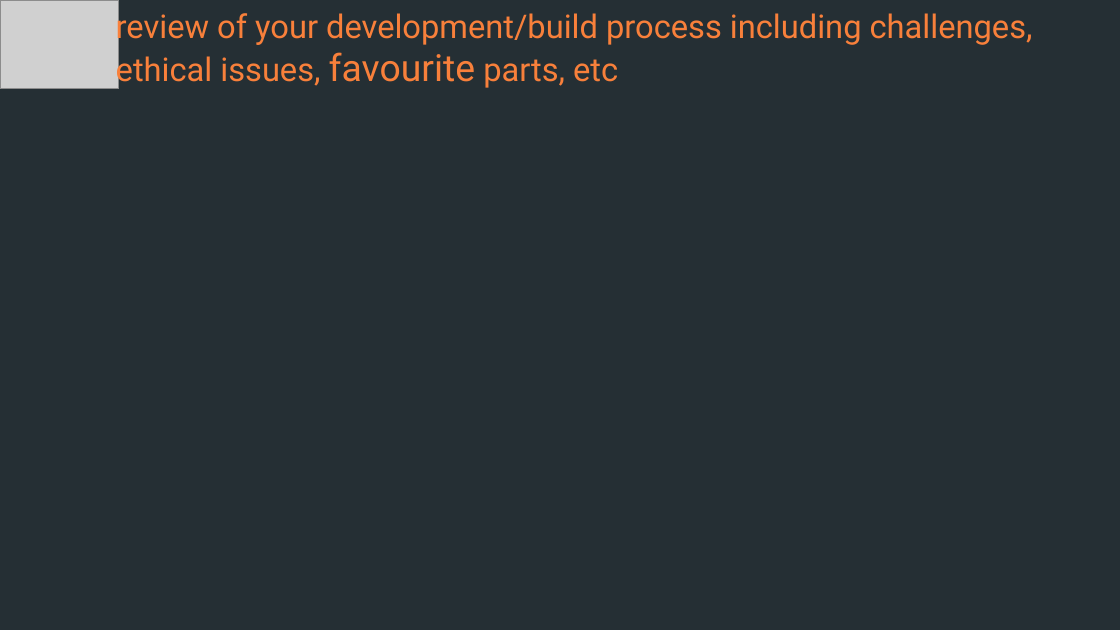
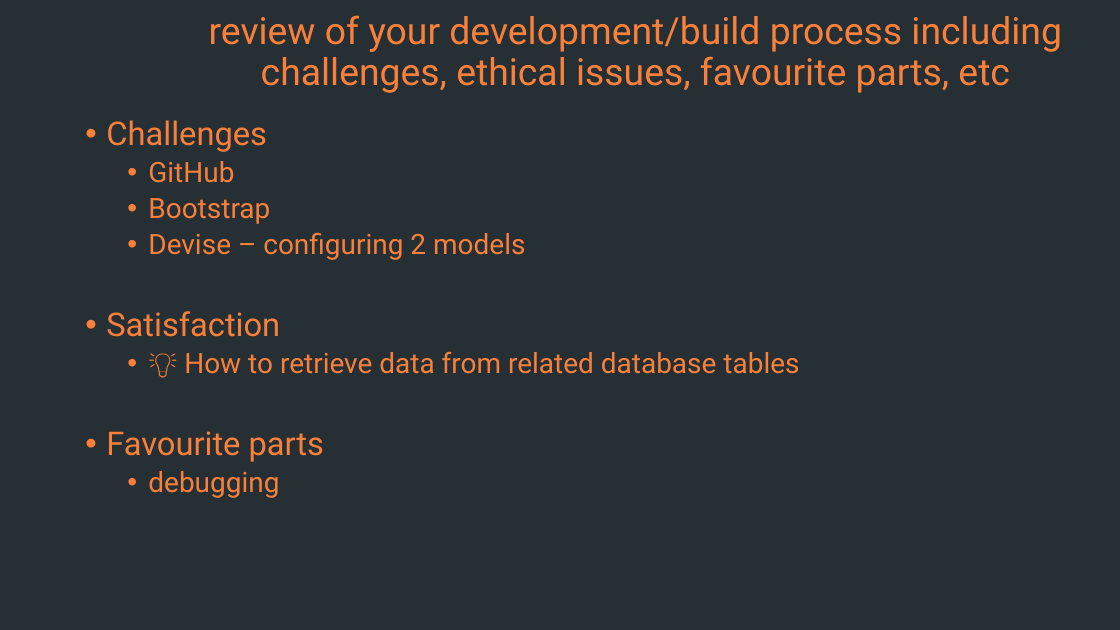
Before and after one commit to owshepherd/rails-app-ca, a slide deck: slide 10 of a-presentation/rails_app_presentation.pptx. Drawn at 1120x630 pixels with LibreOffice and Linux fonts; fonts in the diff are those of the drawing; grey boxes stand for pictures; background and template pictures are left out. Boxes give left, top, right and bottom in pixels: in the first picture for what was removed or moved away, otherwise in the second. Text is boxed around its words. In the diff, an @@ line names an element or a change of style, - is before the commit and + after.

Commit message:
powerpoint saved

```diff
--- a/a-presentation/rails_app_presentation.pptx
+++ b/a-presentation/rails_app_presentation.pptx
@@ picture removed at <box>0,0,118,89</box> @@
@@ title "review of your development/build process ...": place and size @@
-title "review of your development/build process ..." at <box>116,8,1033,89</box>
+title "review of your development/build process ..." at <box>209,15,1062,93</box>
@@ title "review of your development/build process ..." at <box>209,15,1062,93</box>: size 28 to 32 pt in "review of your development/build process including challenge ..."; alignment left to centre; line spacing 1 to 0.9; vertical alignment top to middle @@
@@ text added at <box>106,120,799,498</box>, 24 pt, text #F8803B @@
+• Challenges
+  • GitHub
+  • Bootstrap
+  • Devise – configuring 2 models
+• Satisfaction
+  • 💡 How to retrieve data from related database tables
+• Favourite parts
+  • debugging
```
Also in this commit, not shown: 7 other slides changed, 2 slides added, 2 slides removed, 1 other file.
